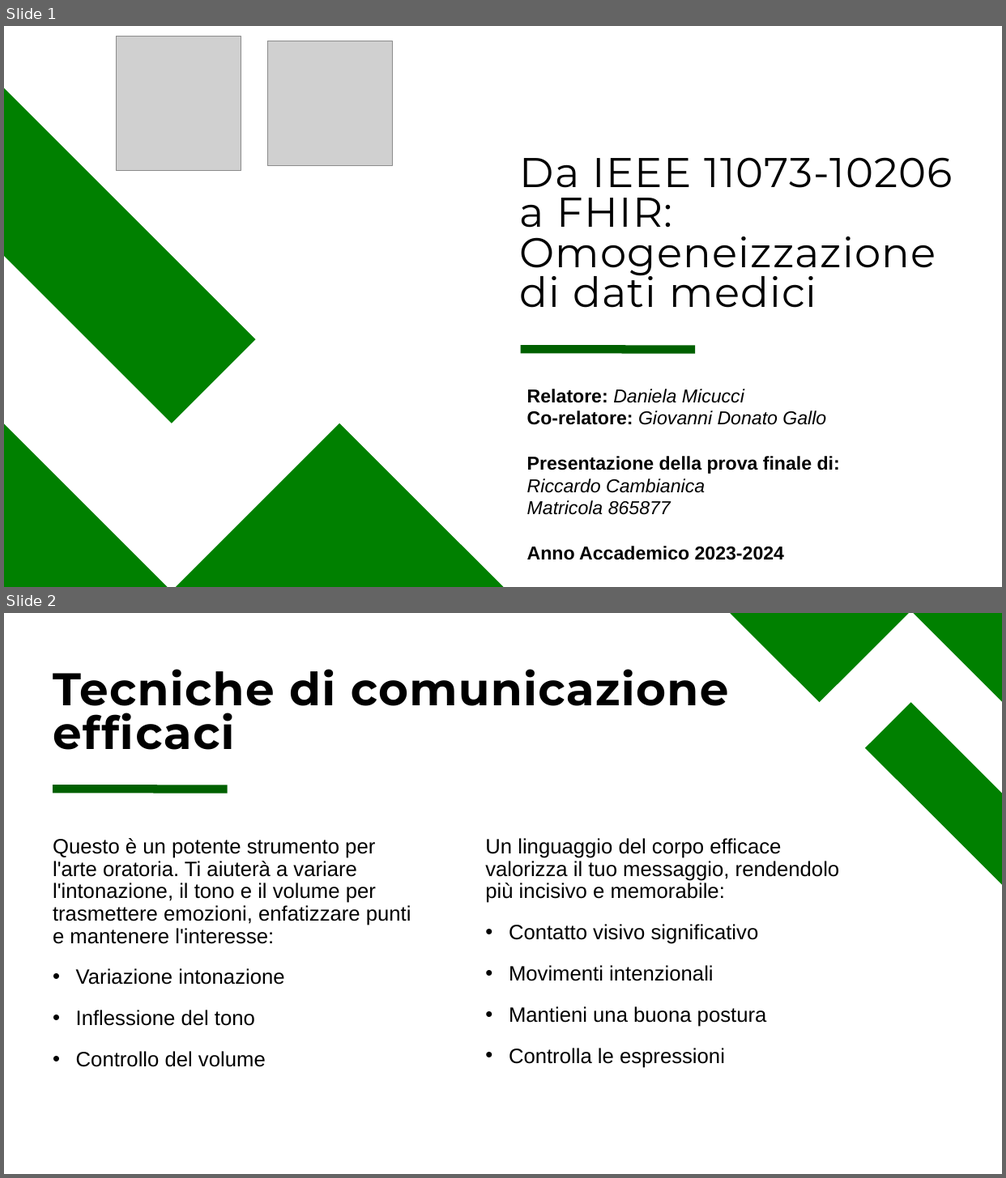
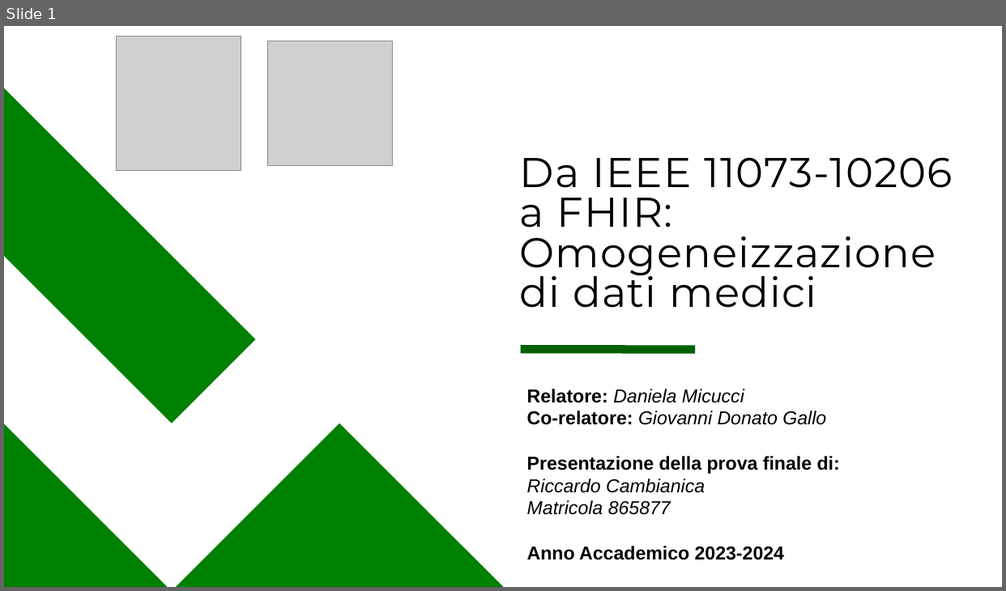
Before and after one commit to rcambianica/Stage, a slide deck: Relazione/Da IEEE 11073-10206 a FHIR.pptx. Shown one above the other, each under a label of ours: slides 1 and 2 before the commit, slide 1 after it. The pictures are 1006x1178 and 1006x591 pixels, drawn with LibreOffice and Linux fonts; fonts in the diff are those of the drawing; grey boxes stand for pictures. Boxes give left, top, right and bottom in pixels: in the first picture for what was removed or moved away, otherwise in the second. Text is boxed around its words. In the diff, an @@ line names an element or a change of style, - is before the commit and + after.

```diff
--- a/Relazione/Da IEEE 11073-10206 a FHIR.pptx
+++ b/Relazione/Da IEEE 11073-10206 a FHIR.pptx
@@ slide 2 removed at (x1=4, y1=613, x2=1002, y2=1174), background #FFFFFF @@
@@ freeform shape removed at (x1=731, y1=613, x2=909, y2=702) @@
@@ freeform shape removed at (x1=914, y1=613, x2=1002, y2=702) @@
@@ title removed at (x1=53, y1=669, x2=729, y2=750) @@
-Tecniche di comunicazione efficaci
@@ freeform shape removed at (x1=865, y1=702, x2=1002, y2=884) @@
@@ line removed from (53, 789) to (227, 789) @@
@@ text removed at (x1=53, y1=838, x2=411, y2=1067) @@
-Questo è un potente strumento per l'arte oratoria. Ti aiuterà a variare l'intonazione, il tono e il volume per trasmettere emozioni, enfatizzare punti e mantenere l'interesse:
-  • Variazione intonazione
-  • Inflessione del tono
-  • Controllo del volume
@@ text removed at (x1=485, y1=838, x2=840, y2=1068) @@
-Un linguaggio del corpo efficace valorizza il tuo messaggio, rendendolo più incisivo e memorabile:
-  • Contatto visivo significativo
-  • Movimenti intenzionali
-  • Mantieni una buona postura
-  • Controlla le espressioni
```
Also in this commit, not shown: 6 slides added, 1 other slide removed, 12 other files.
